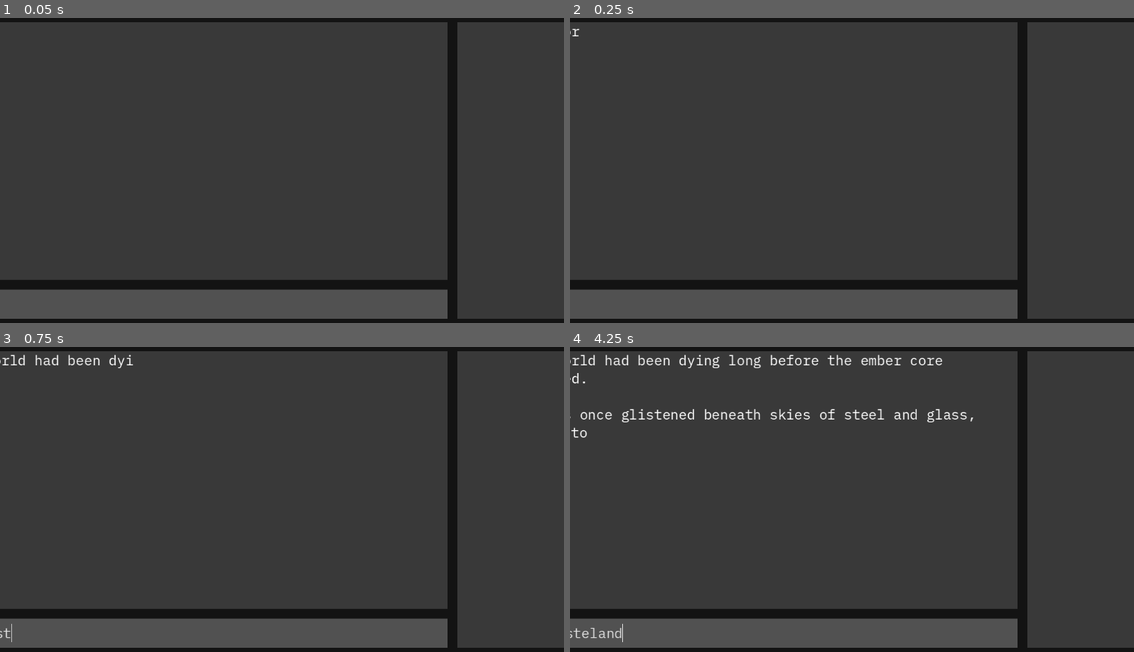
Above: before the commit, frames 1-4 (two rows, left to right).
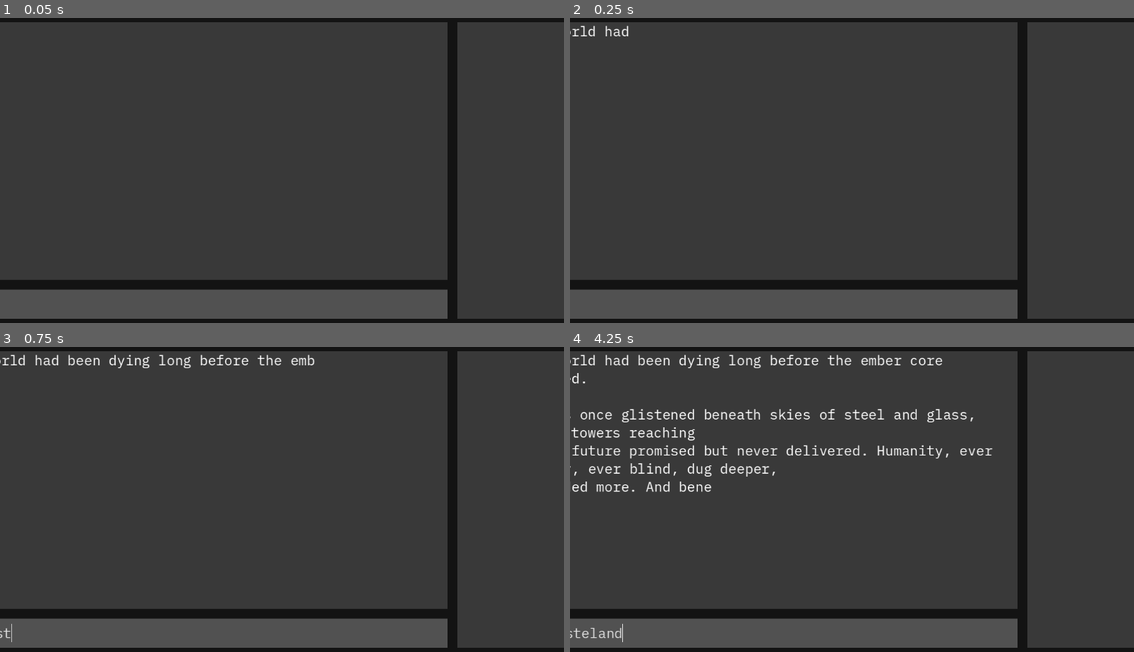
Above: after the commit, the same moments.

Repository: Gordope/CoT
Game: Godot game, scene res://control_(root).tscn
The game is run twice, just before and just after one commit, with the same random seed, the same clock (stepped at 60 frames per second) and the same inputs.
Inputs (mouse positions are in pixels of both pictures, inside the frame that each line leads up to):
- Up to frame 1 (0.05 s): no input
- Up to frame 2 (0.25 s): no input
- Up to frame 3 (0.75 s): click (214, 633) at 0.52 s; type "Wasteland" at 0.6 s
- Up to frame 4 (4.25 s): no input

Frame 1 is identical in both runs. In frame 2, 0.1% of the frame differs, in the area x 1-11%, y 2-7%; in frame 3, 0.4%; in frame 4, 1.7%, in the area x 0-75%, y 26-48%.

Commit message:
special functions working

Diff:
--- a/Stats.gd
+++ b/Stats.gd
@@ -1,34 +1,29 @@
 extends Node
 
-var str = 0
-var dex = 0
-var intel = 0
-var luck = 0
-var char = 0
-var wis = 0
-var con = 0
+
 
 var all_stats := {
-	str = 0,
-	dex = 0,
-	intel = 0,
-	luck = 0,
-	char = 0,
-	wis = 0,
-	con =0
+	"str" = 0,
+	"dex" = 0,
+	"intel" = 0,
+	"luck" = 0,
+	"char" = 0,
+	"wis" = 0,
+	"con" =0
 }
 
 func get_stats(stats: Array):
-	all_stats[str] = stats[0]
-	all_stats[dex] = stats[1]
-	all_stats[intel] = stats[2]
-	all_stats[luck] = stats[3]
-	all_stats[char] = stats[4]
-	all_stats[wis] = stats[5]
-	all_stats[con] = stats[6]
+	all_stats["str"] = stats[0]
+	all_stats["dex"] = stats[1]
+	all_stats["intel"] = stats[2]
+	all_stats["luck"] = stats[3]
+	all_stats["char"] = stats[4]
+	all_stats["wis"] = stats[5]
+	all_stats["con"] = stats[6]
+
 
 func return_stat(stat):
-	if all_stats.has[stat]:
+	if all_stats.has(stat):
 		return all_stats[stat]
 	else:
-		return "Key not found"
+		return 0
--- a/input/input_response.gd
+++ b/input/input_response.gd
@@ -27,7 +27,7 @@
 func _on_show_text_timer_timeout() -> void:
 	if response_label.visible_characters < response_label.get_total_character_count():
 		response_label.visible_characters += 1
-		$ShowTextTimer.start(0.03)
+		$ShowTextTimer.start(0.00001)
 	else:
 		$ShowTextTimer.stop()  # Stop the timer when text is fully revealed
 		emit_signal("text_revealed")  # Emit the signal that the text is fully revealed
--- a/items/SignalJammer.tres
+++ b/items/SignalJammer.tres
@@ -4,5 +4,5 @@
 
 [resource]
 script = ExtResource("1_gcnu4")
-item_name = "Item Name"
-item_type = 0
+item_name = "SignalJammer"
+item_type = 2
--- a/rooms/room.gd
+++ b/rooms/room.gd
@@ -93,13 +93,13 @@
 	return "Items: " + item_string
 
 func get_special_description() -> String:
-	var option_string = []
+	var option_string = ""
 	if option1_name != "":
-		option_string = " 1. " + option1_name + "\n" + " 2. " +option2_name + "\n" + " 3. " +option3_name
+		option_string += " 1. " + option1_name + "\n"
 	if option2_name != "":
-		option_string = " 2. " +option2_name + "\n"
+		option_string += " 2. " +option2_name + "\n"
 	if option3_name != "":
-		option_string = " 3. " +option3_name
+		option_string += " 3. " +option3_name
 	return option_string
 
 func get_exit_description() -> String:
@@ -177,7 +177,7 @@
 	var stat_value = option2_req_stat.split(",", false)
 	var stat = stat_value[0]
 	var difficulty = int(stat_value[1])
-	var success_chance = Stats.get(stat) * 100 / difficulty
+	var success_chance = Stats.return_stat(stat) * 100 / difficulty
 	if roll < success_chance:
 		return option2_result_p
 	else:
@@ -189,7 +189,7 @@
 	var stat_value = option3_req_stat.split(",", false)
 	var stat = stat_value[0]
 	var difficulty = int(stat_value[1])
-	var success_chance = Stats.get(stat) * 100 / difficulty
+	var success_chance = Stats.return_stat(stat) * 100 / difficulty
 	if roll < success_chance:
 		return option3_result_p
 	else:
--- a/rooms/room_manager.gd
+++ b/rooms/room_manager.gd
@@ -5,7 +5,7 @@
 func _ready() -> void:
 	var positive_result = "On the left you spot a faint shimmer in the wreckage—a broken piece of tech that might still be usable. On the right you spot one of your fellow mates, Reeve."
 	var negative_result = "You sift through the wreckage, but everything looks the same—just broken metal and scraps. If there’s anything useful here, it’s hidden too well for you to find."
-	$WastelandRoom.create_option1("[Check your surroundings.]", positive_result, negative_result, "int,10")
+	$WastelandRoom.create_option1("[Check your surroundings.]", positive_result, negative_result, "intel,10")
 
 	positive_result = "You manage to shove aside a large piece of metal debris, uncovering a makeshift weapon—a broken crowbar."
 	negative_result = "Despite your best efforts, the wreckage is too heavy, and you’re unable to find anything useful as a weapon. If you’re in trouble, you’ll have to rely on something else."
